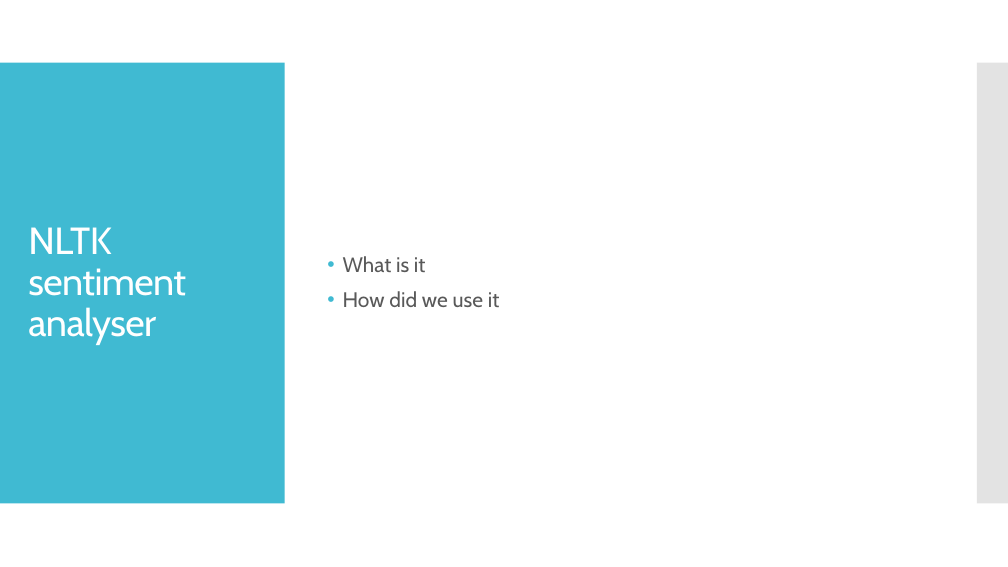
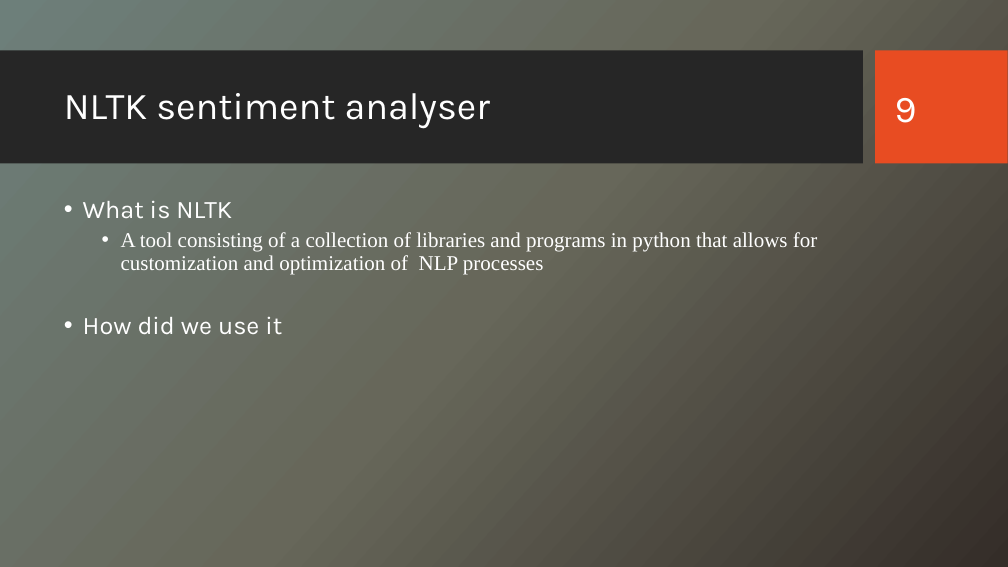
Before and after one commit to CS223-YelpReview/Yelp-NLP, a slide deck: slide 9 of Yelp Reviews – A Study.pptx (slide 5 before the commit). Drawn at 1008x567 pixels with LibreOffice and Linux fonts; fonts in the diff are those of the drawing; background and template pictures are left out. Boxes give left, top, right and bottom in pixels: in the first picture for what was removed or moved away, otherwise in the second. Text is boxed around its words. In the diff, an @@ line names an element or a change of style, - is before the commit and + after.

Commit message:
Updated Ppt

```diff
--- a/Yelp Reviews – A Study.pptx
+++ b/Yelp Reviews – A Study.pptx
@@ background #FFFFFF to picture (left out) @@
@@ rectangle added at (0,51,863,164), fill #262626 @@
@@ rectangle added at (876,51,1008,164), fill #E84C22 @@
@@ rectangle removed at (0,63,285,504) @@
@@ title "NLTK sentiment analyser": place and size @@
-title "NLTK sentiment analyser" at (28,227,186,345)
+title "NLTK sentiment analyser" at (64,93,490,128)
@@ title "NLTK sentiment analyser" at (64,93,490,128): font Cabin to Karla, letter spacing -0.6 to 0 pt @@
@@ rectangle removed at (977,63,1008,504) @@
@@ page number added at (895,98,917,123), 36 pt, text #FFFFFF @@
+9
@@ text "What is NLTK": place and size @@
-text "What is NLTK" at (343,256,500,307)
+text "What is NLTK" at (83,201,818,334)
@@ text "What is NLTK" at (83,201,818,334): vertical alignment middle to top @@
@@ text at (83,201,818,275): text changed; font Cabin to Times New Roman; text colour #595959 to #FFFFFF @@
-• What is it
+• What is NLTK
+  • A tool consisting of a collection of libraries and programs in python that allows for customization and optimization of NLP processes
@@ text at (83,317,282,334): size 20 to 24 pt, font Cabin to Karla, text colour #595959 to #FFFFFF in "How did we use it"; indent changed; less space between paragraphs @@
```
Also in this commit, not shown: 4 other slides changed, 7 slides added, 2 slides removed.
